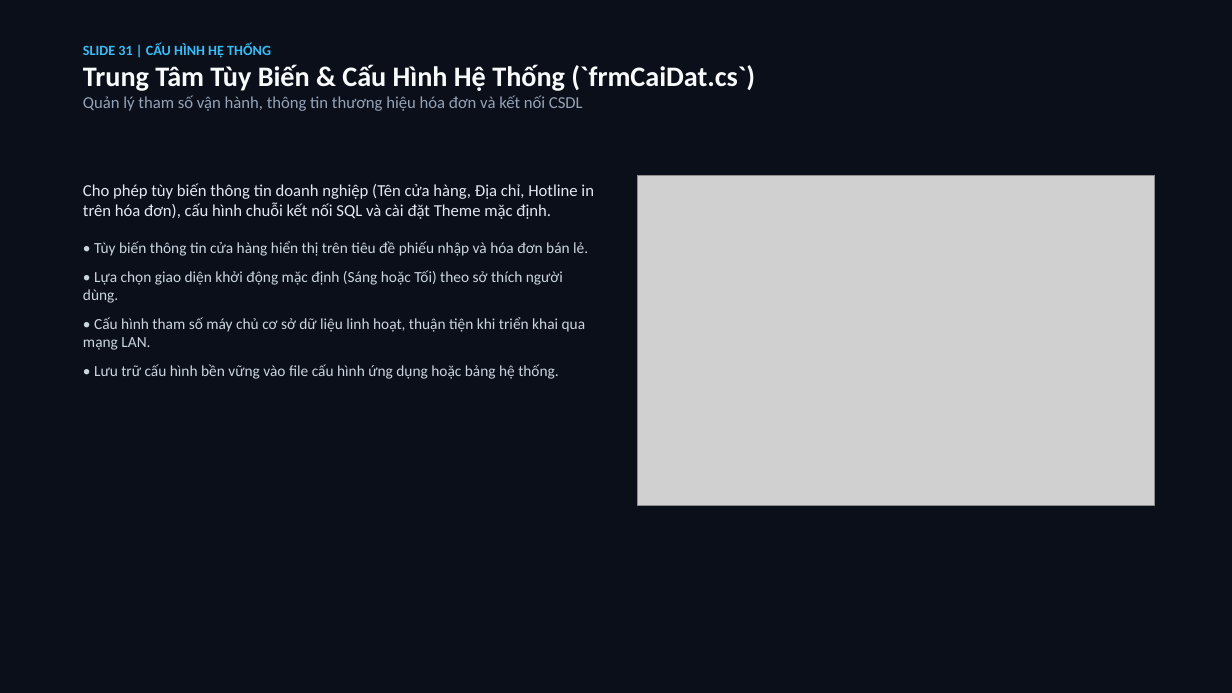
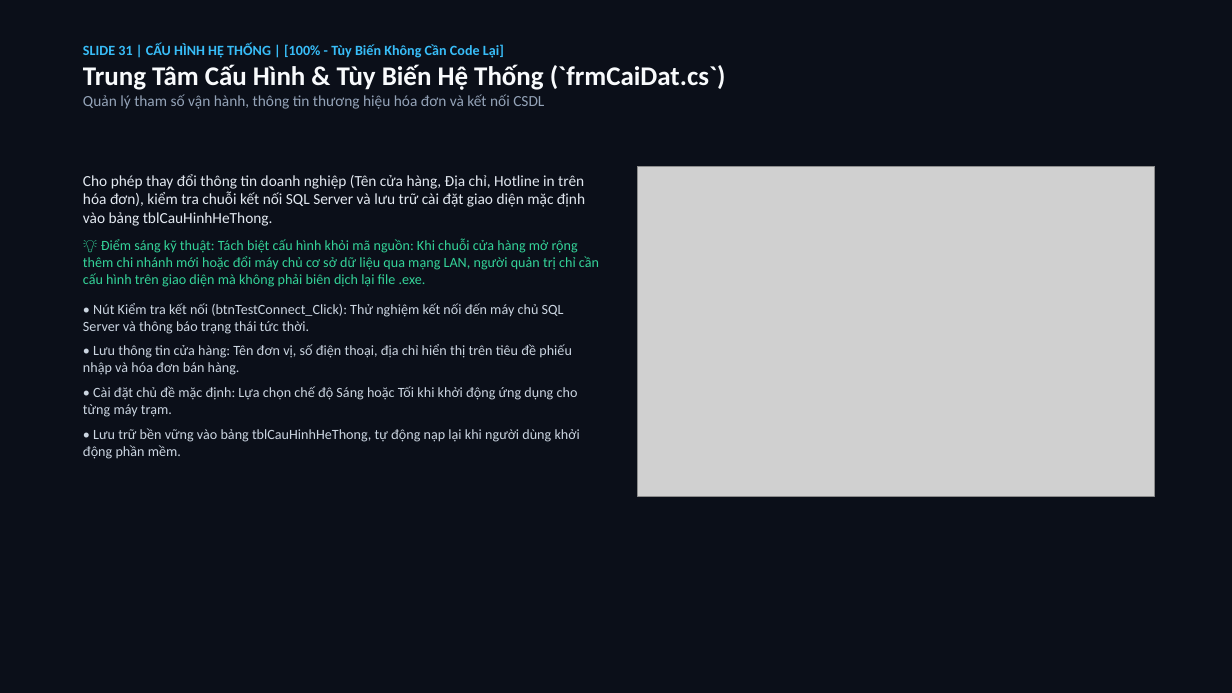
Before and after one commit to hoanganh15092006/BTLLAPTRINHTRUCQUAN, a slide deck: slide 31 of Presentation/QLBanMayViTinh_32_Slides.pptx. Drawn at 1232x693 pixels with LibreOffice and Linux fonts; fonts in the diff are those of the drawing; grey boxes stand for pictures. Boxes give left, top, right and bottom in pixels: in the first picture for what was removed or moved away, otherwise in the second. Text is boxed around its words. In the diff, an @@ line names an element or a change of style, - is before the commit and + after.

```diff
--- a/Presentation/QLBanMayViTinh_32_Slides.pptx
+++ b/Presentation/QLBanMayViTinh_32_Slides.pptx
@@ text at [83, 43, 726, 90]: text changed; size 22 to 11 pt; text colour #F8FAFC to #38BDF8 @@
-SLIDE 31 | CẤU HÌNH HỆ THỐNG
-Trung Tâm Tùy Biến & Cấu Hình Hệ Thống (`frmCaiDat.cs`)
+SLIDE 31 | CẤU HÌNH HỆ THỐNG | [100% - Tùy Biến Không Cần Code Lại]
+Trung Tâm Cấu Hình & Tùy Biến Hệ Thống (`frmCaiDat.cs`)
@@ text at [83, 94, 544, 109]: size 13 to 12 pt in "Quản lý tham số vận hành, thông ..." @@
@@ text at [83, 174, 599, 459]: text changed; size 12 to 11 pt @@
-Cho phép tùy biến thông tin doanh nghiệp (Tên cửa hàng, Địa chỉ, Hotline in trên hóa đơn), cấu hình chuỗi kết nối SQL và cài đặt Theme mặc định.
-• Tùy biến thông tin cửa hàng hiển thị trên tiêu đề phiếu nhập và hóa đơn bán lẻ.
-• Lựa chọn giao diện khởi động mặc định (Sáng hoặc Tối) theo sở thích người dùng.
-• Cấu hình tham số máy chủ cơ sở dữ liệu linh hoạt, thuận tiện khi triển khai qua mạng LAN.
-• Lưu trữ cấu hình bền vững vào file cấu hình ứng dụng hoặc bảng hệ thống.
+Cho phép thay đổi thông tin doanh nghiệp (Tên cửa hàng, Địa chỉ, Hotline in trên hóa đơn), kiểm tra chuỗi kết nối SQL Server và lưu trữ cài đặt giao diện mặc định vào bảng tblCauHinhHeThong.
+💡 Điểm sáng kỹ thuật: Tách biệt cấu hình khỏi mã nguồn: Khi chuỗi cửa hàng mở rộng thêm chi nhánh mới hoặc đổi máy chủ cơ sở dữ liệu qua mạng LAN, người quản trị chỉ cần cấu hình trên giao diện mà không phải biên dịch lại file .exe.
+• Nút Kiểm tra kết nối (btnTestConnect_Click): Thử nghiệm kết nối đến máy chủ SQL Server và thông báo trạng thái tức thời.
+• Lưu thông tin cửa hàng: Tên đơn vị, số điện thoại, địa chỉ hiển thị trên tiêu đề phiếu nhập và hóa đơn bán hàng.
+• Cài đặt chủ đề mặc định: Lựa chọn chế độ Sáng hoặc Tối khi khởi động ứng dụng cho từng máy trạm.
+• Lưu trữ bền vững vào bảng tblCauHinhHeThong, tự động nạp lại khi người dùng khởi động phần mềm.
@@ picture: place and size @@
-picture at [638, 176, 1155, 506]
+picture at [638, 166, 1155, 496]
```
Also in this commit, not shown: 28 other slides changed, 3 slides added, 3 slides removed, 26 other files.
